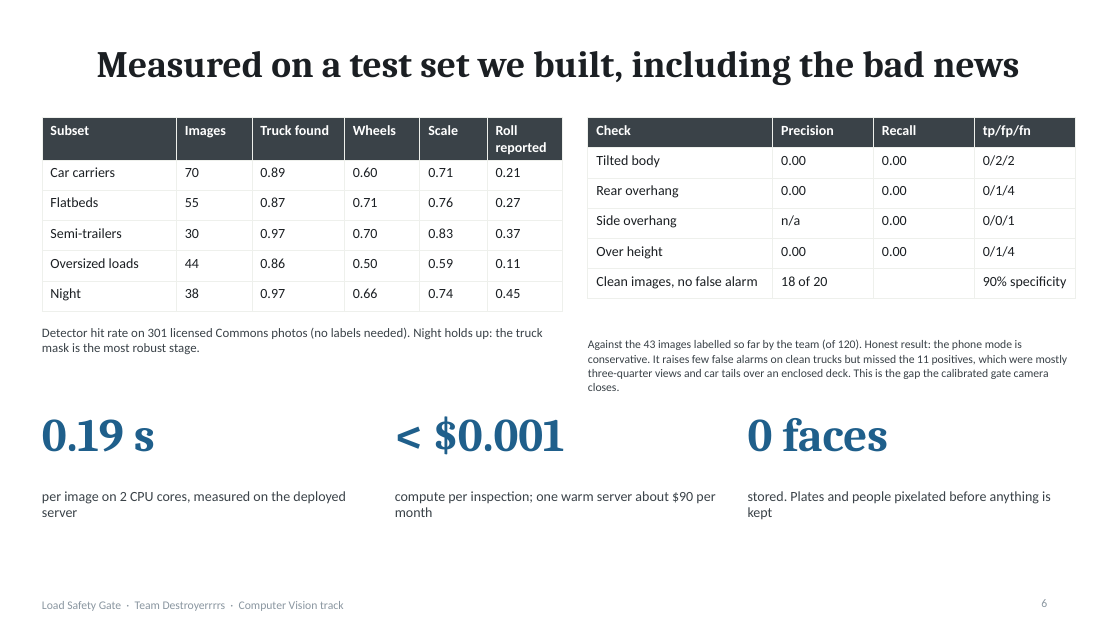
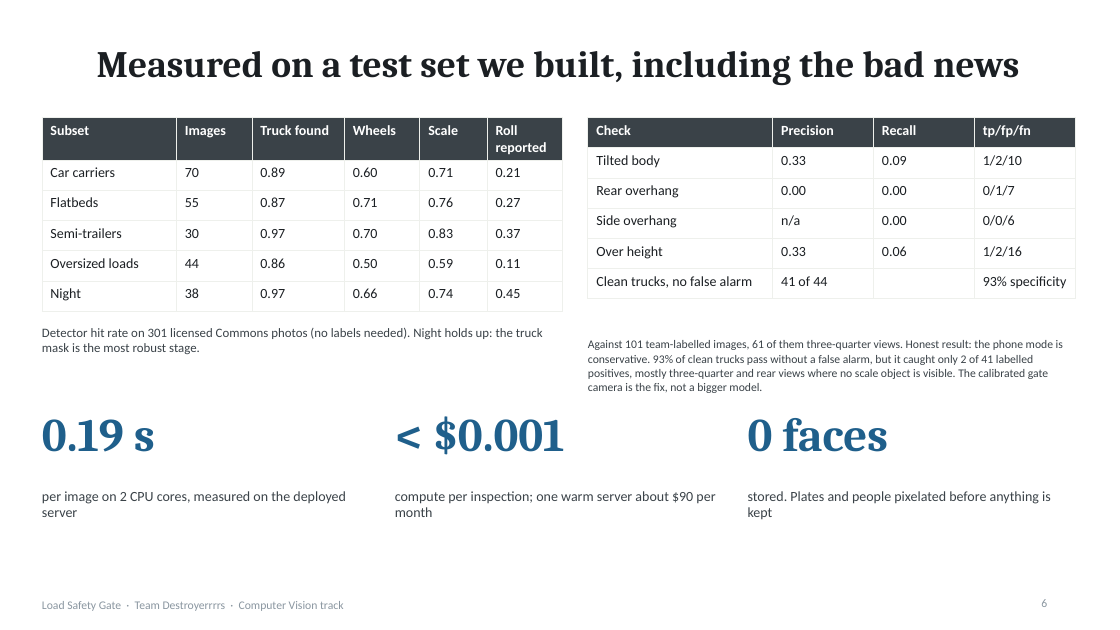
Before and after one commit to Winner-121/Destroyerrrrs_Final_Stage, a slide deck: slide 6 of deck/LoadSafetyGate_deck.pptx. Drawn at 1120x630 pixels with LibreOffice and Linux fonts; fonts in the diff are those of the drawing. Boxes give left, top, right and bottom in pixels: in the first picture for what was removed or moved away, otherwise in the second. Text is boxed around its words. In the diff, an @@ line names an element or a change of style, - is before the commit and + after.

```diff
--- a/deck/LoadSafetyGate_deck.pptx
+++ b/deck/LoadSafetyGate_deck.pptx
@@ table at <box>588,118,1075,292</box> @@
-row 2: Tilted body | 0.00 | 0.00 | 0/2/2
+row 2: Tilted body | 0.33 | 0.09 | 1/2/10
-row 3, column 4: 0/1/4
+row 3, column 4: 0/1/7
-row 4, column 4: 0/0/1
+row 4, column 4: 0/0/6
-row 5: Over height | 0.00 | 0.00 | 0/1/4
+row 5: Over height | 0.33 | 0.06 | 1/2/16
-row 6: Clean images, no false alarm | 18 of 20 |  | 90% specificity
+row 6: Clean trucks, no false alarm | 41 of 44 |  | 93% specificity
@@ text at <box>588,340,1063,393</box>: text changed @@
-Against the 43 images labelled so far by the team (of 120). Honest result: the phone mode is conservative. It raises few false alarms on clean trucks but missed the 11 positives, which were mostly three-quarter views and car tails over an enclosed deck. This is the gap the calibrated gate camera closes.
+Against 101 team-labelled images, 61 of them three-quarter views. Honest result: the phone mode is conservative. 93% of clean trucks pass without a false alarm, but it caught only 2 of 41 labelled positives, mostly three-quarter and rear views where no scale object is visible. The calibrated gate camera is the fix, not a bigger model.
```
Also in this commit, not shown: 5 other files.
